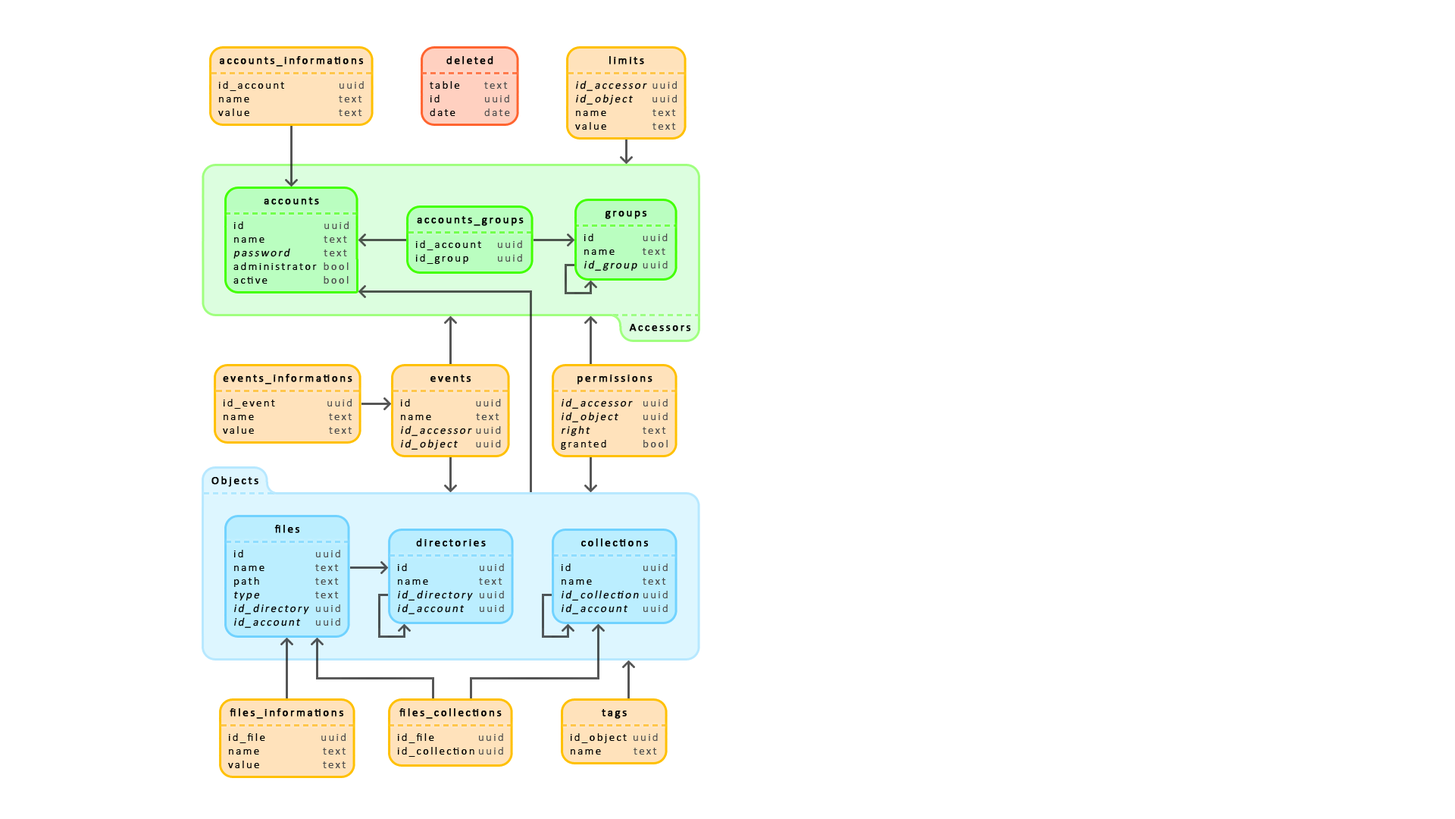
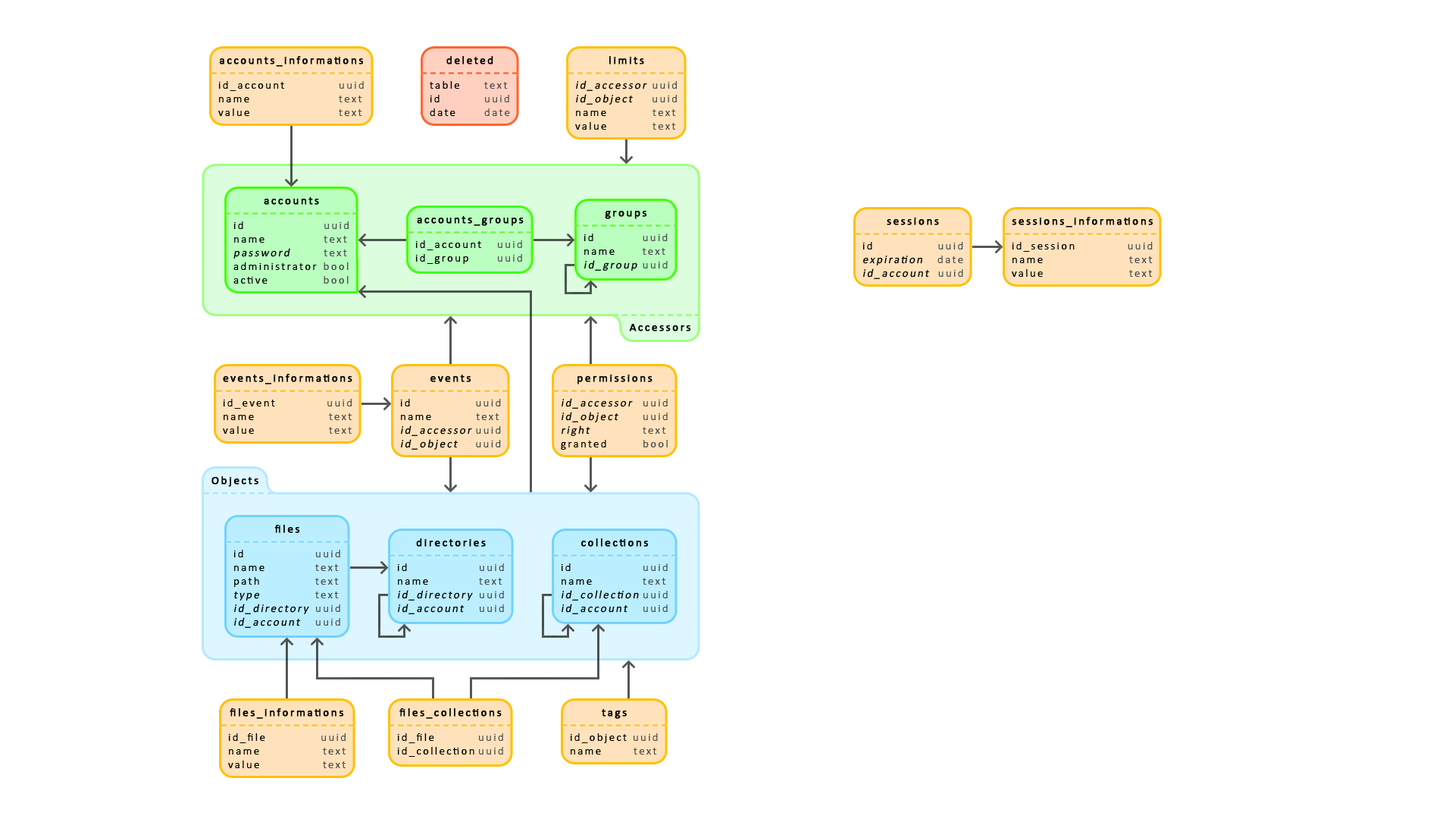
Layer changes from the first 1455×819 image to the second:
painted on "Flèches" over (972, 240, 1003, 254)
added group "Sessions" with 4 layers above "Sessions_informations" over (855, 209, 971, 285)
added layer "sessions" in group "Sessions" over (886, 217, 940, 226)
added layer "id uuid expiration date id_account uuid" in group "Sessions" over (862, 241, 964, 279)
added layer "Ligne" (18th of 19, in "Sessions") (60%) in group "Sessions" over (855, 232, 971, 235)
added layer "Fond" (18th of 19, in "Sessions") in group "Sessions" over (855, 209, 971, 285)
added group "Sessions_informations" with 4 layers above "Arrière-plan" over (1005, 209, 1160, 285)
added layer "sessions_informations" in group "Sessions_informations" over (1011, 216, 1154, 228)
added layer "id_session uuid name text value text" in group "Sessions_informations" over (1011, 241, 1153, 277)
added layer "Ligne" (19th of 19, in "Sessions_informations") (60%) in group "Sessions_informations" over (1005, 232, 1157, 235)
added layer "Fond" (19th of 19, in "Sessions_informations") in group "Sessions_informations" over (1005, 209, 1160, 285)
